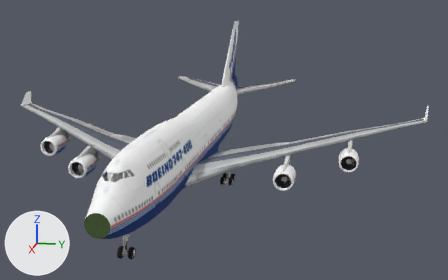
An edit to the glTF model b744/model.glb, drawn before and after from the same camera.
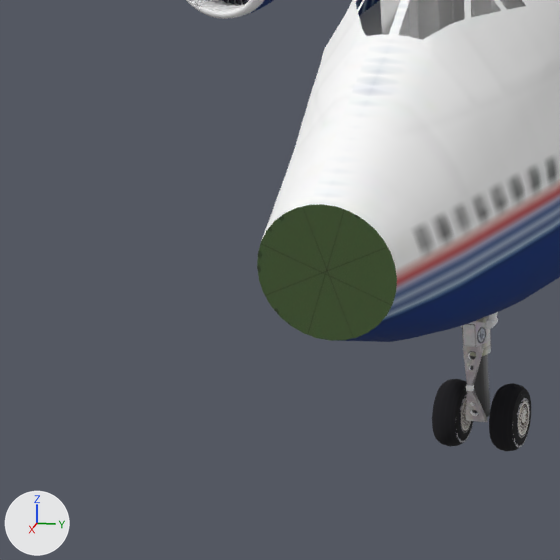
Each version is shown whole from a 50 mm camera at (76.0, 20.6, 20.4) aimed at (-5.5, 4.3, 0.1), then close up on the part from 8% to 31% of the width and 62% to 100% of the height. The lights are fixed; the arrows at lower left show +X, +Y and +Z. The older version's two pictures come first. Vertices at exactly the same position are counted once.

The older version as bpy lines, for what is in view:
```python
me_anim1022 = bpy.data.meshes.new('anim1022')
me_anim1022.from_pydata(...)  # 452 vertices, 896 faces; spans x 21.37..22.62, y -0.81..0.81, z -5.62..-4.38
# faces by material slot: [512, 384]
me_anim1022.materials.append(mat_747_400_tire3_png)
me_anim1022.materials.append(mat_747_400_tire1_png)
me_anim1023 = bpy.data.meshes.new('anim1023')
me_anim1023.from_pydata(...)  # 16 vertices, 22 faces; spans x 21.81..22.17, y -0.17..0.15, z -5.0..-3.25
me_anim1023.materials.append(mat_747_400_gear_png)
me_body = bpy.data.meshes.new('body')
me_body.from_pydata(...)  # 7803 vertices, 12279 faces; spans x -41.1..28.7, y -32.7..32.7, z -4.0..14.4
# faces by material slot: [6122, 3156, 1968, 416, 10, 356, 251]
me_body.materials.append(mat_mat)  # white #ffffff
me_body.materials.append(mat_livery)
me_body.materials.append(mat_747_400_engine_png)
me_body.materials.append(mat_747_400_misc_png)
me_body.materials.append(mat_mat_001)  # light grey #c4c4c4
me_body.materials.append(mat_747_400_wingtop_png)
me_body.materials.append(mat_747_400_wingbottom_png)
ob_anim1022 = bpy.data.objects.new('anim1022', me_anim1022)
ob_anim1022.location = (0.0, 0.0, 0.0)
ob_anim1023 = bpy.data.objects.new('anim1023', me_anim1023)
ob_anim1023.location = (0.0, 0.0, 0.0)
ob_body = bpy.data.objects.new('body', me_body)
ob_body.location = (0.0, 0.0, 0.0)
# also in view: 'gear' at (7.9, 0.0, -3.2)
```
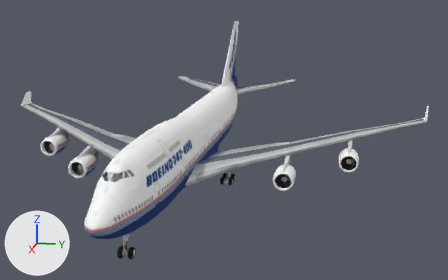
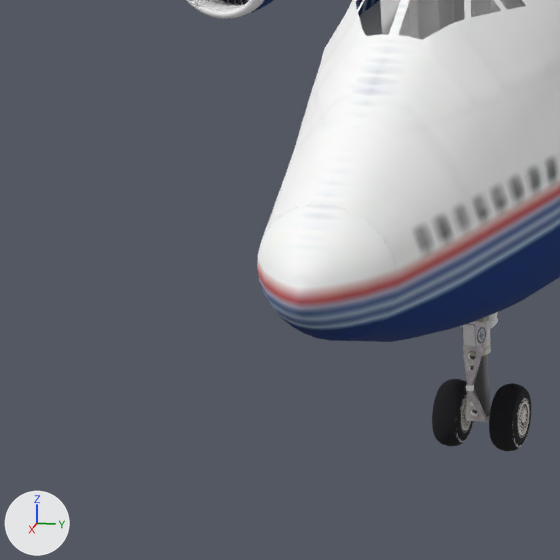
Location of each change, (x1, y1, x2, y2) in pixels of the close-ups (560 x 560 px):
```json
{"part": 1, "of": "me_body", "change": "added", "after": [257, 204, 397, 340]}
```

Edits to the scene script, one JSON object a line:
```json
{"block": "me_body", "where": "# used by ob_body; location = (0.0, 0.0, 0.0)"}
{"op": "remove", "block": "me_body", "code": "me_body.from_pydata(...)  # 7803 vertices, 12279 faces; spans x -41.1..28.7, y -32.7..32.7, z -4.0..14.4"}
{"op": "add", "block": "me_body", "code": "me_body.from_pydata(...)  # 8253 vertices, 13175 faces; spans x -41.1..29.8, y -32.7..32.7, z -4.0..14.4"}
{"block": "me_body", "change": "me_body part 1: a new loose piece of 450 vertices spanning x 28.7..29.8, y -1.2..1.2, z -0.8..1.6, in mat_livery"}
```
